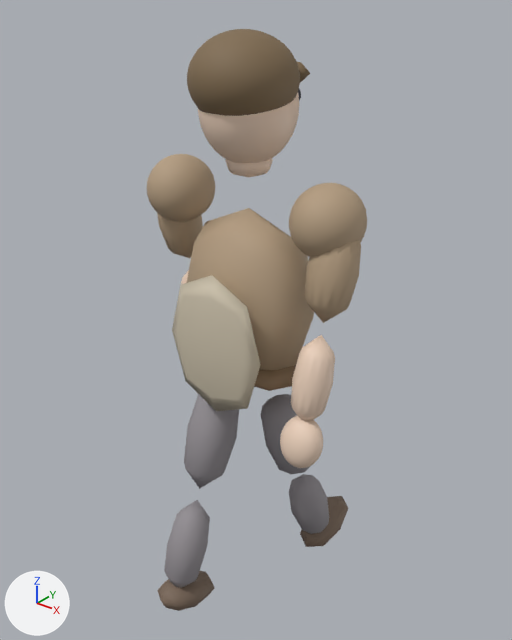
Before and after pictures for a commit that changed the glTF model models/npc_villager.glb.
One viewpoint serves both versions: a 50 mm lens placed at (1.207, -1.479, 1.978), pointed at (-0.034, 0.073, 1.016). The axes (+X, +Y, +Z) are drawn at lower left. The lights are the same throughout. The picture after the commit comes second.

The first picture shows 'ArmL', 'ArmR', 'Body', 'LegL', 'LegR'.
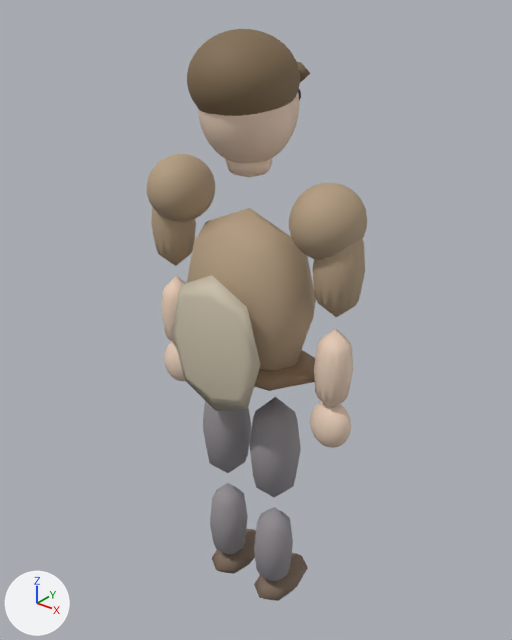
What differs and where, as boxes [x1, y1, x2, y2] in the pictures (512 x 640 px):
'LegR', turned
    before: [157, 394, 239, 611]
    after: [203, 401, 256, 574]
'ArmL', turned
    before: [280, 241, 361, 468]
    after: [310, 239, 365, 448]
'LegL', turned
    before: [261, 394, 348, 547]
    after: [249, 397, 308, 601]
'ArmR', turned
    before: [157, 213, 203, 284]
    after: [151, 207, 196, 381]

The edits, one by one:
Object 'ArmL' (ob_arml) turns from (-14, 0, 0) to (0, 0, 0) degrees about x, y and z.
Object 'ArmR' (ob_armr) turns from (14, 0, 0) to (0, 0, 0) degrees about x, y and z.
Object 'LegL' (ob_legl) turns from (20, 0, 0) to (0, 0, 0) degrees about x, y and z.
Object 'LegR' (ob_legr) turns from (-20, 0, 0) to (0, 0, 0) degrees about x, y and z.
